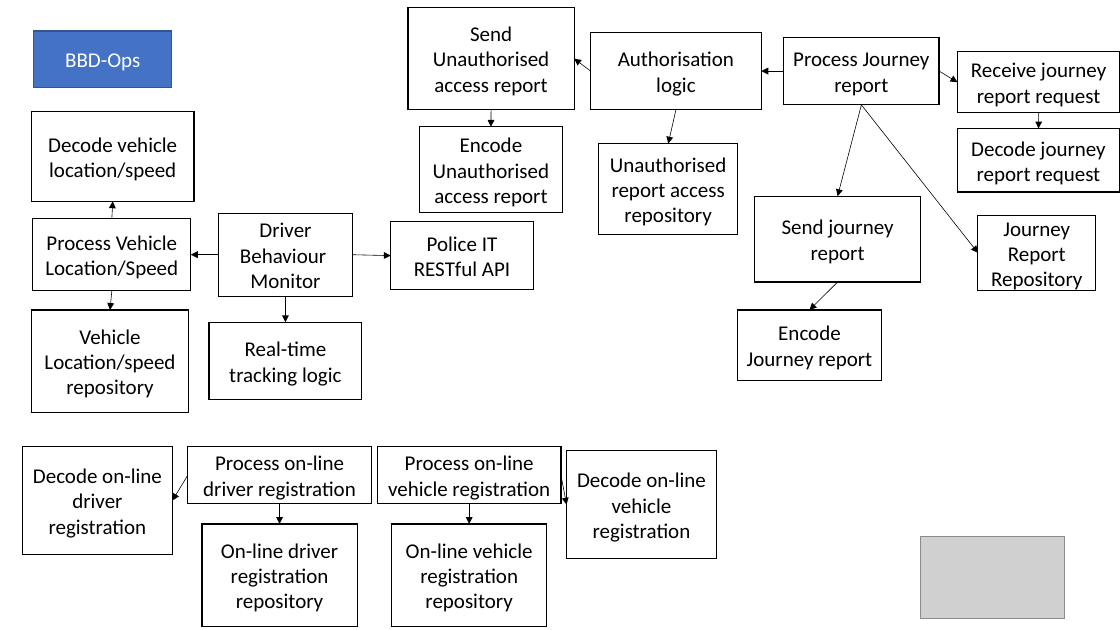
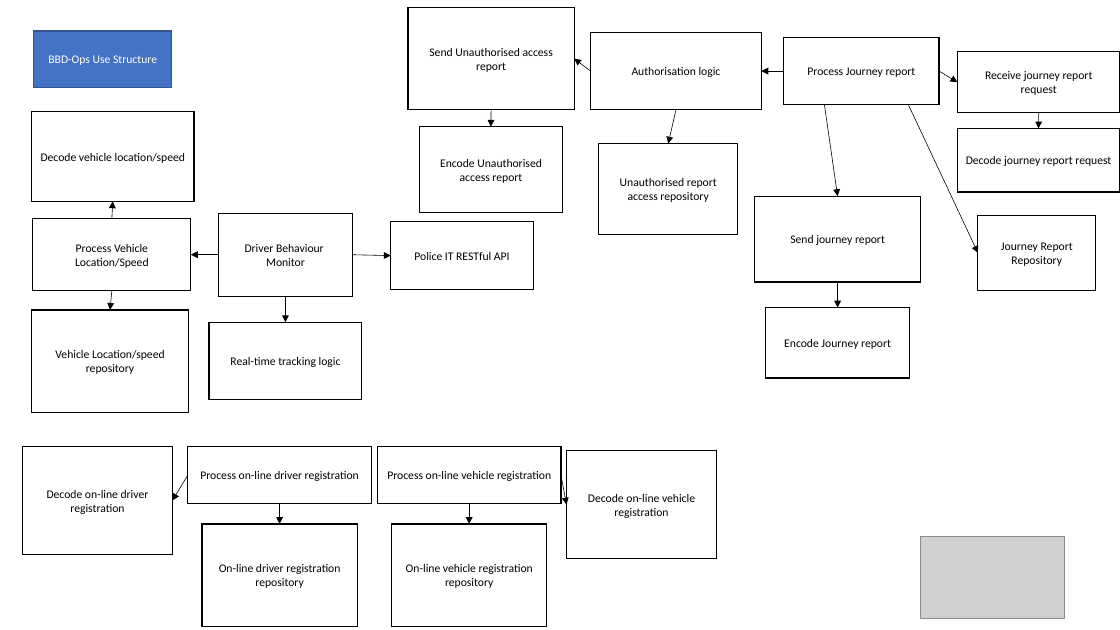
Before and after one commit to st970703/Software_Architecture_Report, a slide deck: slide 3 of Big Brother Driver Diagrams.pptx. Drawn at 1120x630 pixels with LibreOffice and Linux fonts; fonts in the diff are those of the drawing; grey boxes stand for pictures. Boxes give left, top, right and bottom in pixels: in the first picture for what was removed or moved away, otherwise in the second. Text is boxed around its words. In the diff, an @@ line names an element or a change of style, - is before the commit and + after.

```diff
--- a/Big Brother Driver Diagrams.pptx
+++ b/Big Brother Driver Diagrams.pptx
@@ text in rectangle at (x1=48, y1=55, x2=157, y2=65): text changed; size 18 to 10 pt @@
-BBD-Ops
+BBD-Ops Use Structure
@@ arrow moved from (861, 105) - (838, 197) to (825, 105) - (838, 197) @@
@@ arrow moved from (861, 105) - (978, 253) to (909, 105) - (978, 253) @@
@@ arrow moved from (838, 282) - (810, 310) to (838, 282) - (838, 308) @@
@@ size 18 to 10 pt in 22 elements at (x1=32, y1=112, x2=194, y2=202), (x1=33, y1=218, x2=191, y2=291), (x1=32, y1=310, x2=189, y2=413), (x1=377, y1=446, x2=560, y2=503), (x1=392, y1=524, x2=547, y2=627), (x1=591, y1=32, x2=761, y2=109), (x1=188, y1=446, x2=371, y2=503), (x1=202, y1=524, x2=357, y2=627), (x1=755, y1=197, x2=921, y2=282), (x1=209, y1=323, x2=362, y2=400), (x1=218, y1=213, x2=352, y2=297), (x1=391, y1=222, x2=534, y2=289), (x1=978, y1=215, x2=1096, y2=291), (x1=599, y1=144, x2=738, y2=235), (x1=958, y1=52, x2=1120, y2=113), (x1=958, y1=129, x2=1120, y2=192), (x1=784, y1=37, x2=939, y2=104), (x1=23, y1=446, x2=172, y2=555), (x1=566, y1=450, x2=716, y2=559), (x1=408, y1=8, x2=575, y2=109), (x1=419, y1=127, x2=563, y2=213), (x1=766, y1=308, x2=910, y2=378) @@
@@ rectangle "Encode Journey report" moved from (x1=738, y1=310, x2=881, y2=381) to (x1=766, y1=308, x2=910, y2=378) @@
```
Also in this commit, not shown: 5 other slides changed, 7 slides added, 1 other file.
